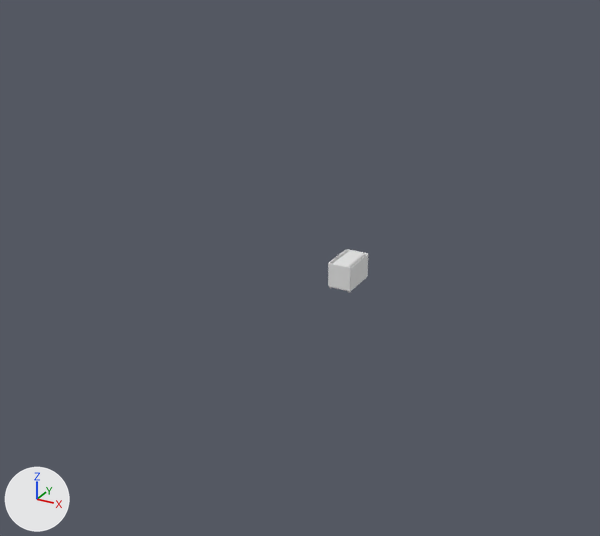
What one commit did to the Blender file container.blend.
Before and after are seen from a camera (50 mm lens) standing at (2.57, -5.46, 2.94) and looking at (-0.49, 0.09, 0.16). Lighting does not change. The marker at lower left points along +X, +Y and +Z. The picture after the commit comes second.

Names of what the first picture shows: 'container_base' and 1 more.
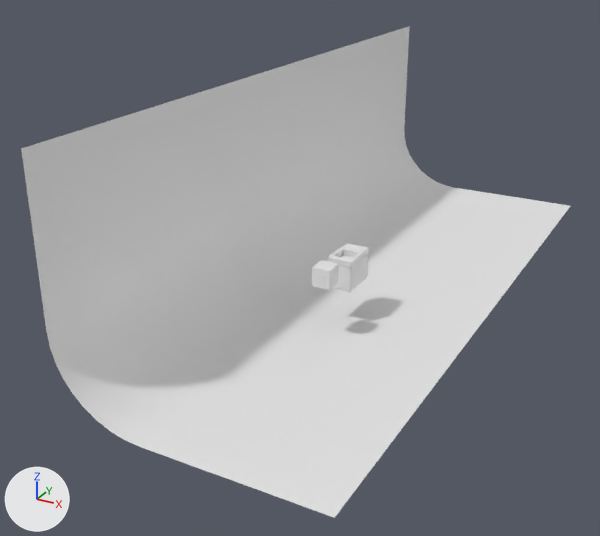
The change, as JSON lines over the scene's bpy script:
```json
{"block": "me_cube_002", "where": "# used by ob_container_base_002; location = (0.0, 0.0, 0.294); scale = (0.101, 0.166, 0.0967)"}
{"op": "remove", "block": "me_cube_002", "code": "me_cube_002.from_pydata(...)  # 41088 vertices, 78356 faces; spans x -0.94..0.94, y -0.96..0.96, z -1.32..-1.12"}
{"op": "add", "block": "me_cube_002", "code": "me_cube_002.from_pydata(...)  # 1163 vertices, 1020 faces; spans x -1.0..1.0, y -1.0..1.0, z -1.0..0.71"}
{"block": "me_cube_002", "change": "me_cube_002 part 1: 41088 vertices removed from x -0.94..0.94, y -0.96..0.96, z -1.32..-1.12; 1163 vertices added at x -1.0..1.0, y -1.0..1.0, z -1.0..0.71"}
{"block": "me_cube_002", "change": "me_cube_002 part 2: the surface is now shaded flat"}
{"op": "add", "block": "me_cube_002", "code": "me_cube_002.materials.append(mat_material)  # white #e7e7e7"}
{"op": "add", "block": "me_cube_010", "code": ["me_cube_010 = bpy.data.meshes.new('Cube.010')", "me_cube_010.from_pydata(...)  # a box spanning x -1.0..1.0, y -1.0..1.0, z -1.0..1.0"]}
{"op": "remove", "block": "ob_cube", "code": "ob_cube.hide_set(True)"}
{"op": "add", "block": "ob_cube_002", "code": ["ob_cube_002 = bpy.data.objects.new('Cube.002', me_cube_010)", "ob_cube_002.location = (0.0, -0.402, 0.398)", "ob_cube_002.scale = (0.0718, 0.0762, 0.0762)"]}
```

Where the change shows, as pixel boxes (x1, y1, x2, y2) in the pictures (600 x 536 px):
```json
{"object": "Cube", "change": "shown", "after": [21, 26, 570, 518]}
{"object": "Cube.002", "change": "added", "after": [312, 260, 339, 290]}
{"object": "container_base.002", "change": "reshaped", "after": [328, 243, 369, 267], "on screen": "not visible before"}
{"part": 1, "of": "me_cube_002", "change": "built on", "after": [328, 243, 369, 267]}
```
